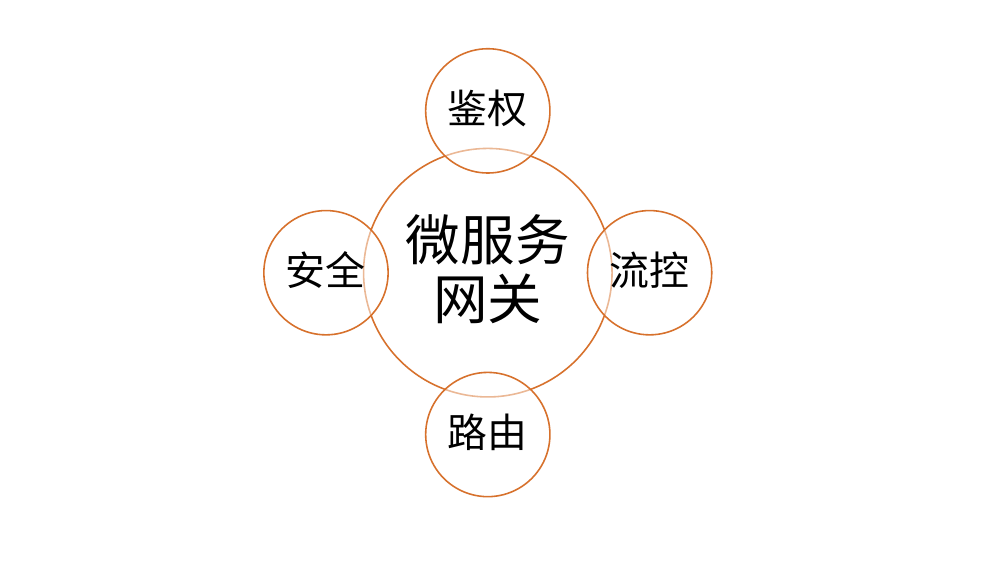
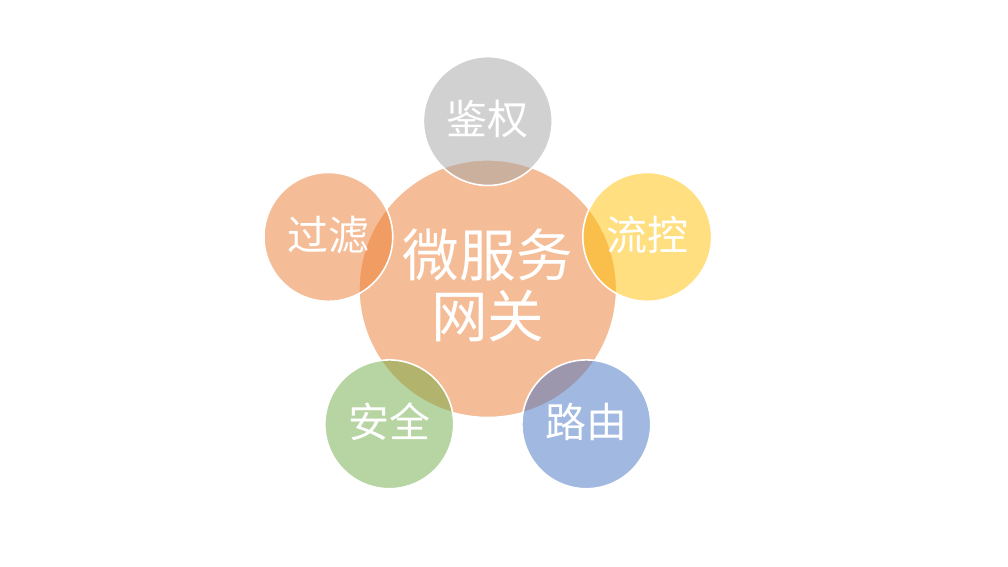
Before and after one commit to jamesyang1986/ms-gateway, a slide deck: slide 4 of docs/微服务网关_设计方案_V1.0.pptx. Drawn at 1008x567 pixels with LibreOffice and Linux fonts; fonts in the diff are those of the drawing. Boxes give left, top, right and bottom in pixels: in the first picture for what was removed or moved away, otherwise in the second. Text is boxed around its words. In the diff, an @@ line names an element or a change of style, - is before the commit and + after.

```diff
--- a/docs/微服务网关_设计方案_V1.0.pptx
+++ b/docs/微服务网关_设计方案_V1.0.pptx
@@ ellipse: place and size @@
-ellipse at (426,48,550,172)
+ellipse at (423,57,552,185)
@@ ellipse at (423,57,552,185): fill #FFFFFF at 50% opacity to #A5A5A5 at 50% opacity; outline #D7712C 1.5 pt to #FFFFFF 1.5 pt @@
@@ text "鉴权": place and size @@
-text "鉴权" at (448,89,528,127)
+text "鉴权" at (447,100,529,137)
@@ ellipse at (264,172,392,301): fill #FFFFFF at 50% opacity to #ED7D31 at 50% opacity; outline #D7712C 1.5 pt to #FFFFFF 1.5 pt @@
@@ ellipse: place and size @@
-ellipse at (264,211,388,335)
+ellipse at (264,172,392,301)
@@ ellipse: place and size @@
-ellipse at (364,148,613,397)
+ellipse at (359,160,617,417)
@@ ellipse at (359,160,617,417): fill #FFFFFF at 50% opacity to #ED7D31 at 50% opacity; outline #D7712C 1.5 pt to #FFFFFF 1.5 pt @@
@@ ellipse: place and size @@
-ellipse at (588,211,712,335)
+ellipse at (583,172,712,301)
@@ ellipse at (583,172,712,301): fill #FFFFFF at 50% opacity to #FFC000 at 50% opacity; outline #D7712C 1.5 pt to #FFFFFF 1.5 pt @@
@@ text "微服务网关": place and size @@
-text "微服务网关" at (406,214,570,324)
+text "微服务网关" at (403,228,573,342)
@@ text "微服务网关" at (403,228,573,342): size 52 to 54 pt, text colour #000000 to #FFFFFF @@
@@ text "流控": place and size @@
-text "流控" at (610,248,690,296)
+text "流控" at (606,215,688,261)
@@ text added at (287,215,369,261), 39 pt, text #FFFFFF @@
+过滤
@@ ellipse: place and size @@
-ellipse at (426,373,550,497)
+ellipse at (325,360,454,488)
@@ ellipse at (325,360,454,488): fill #FFFFFF at 50% opacity to #70AD47 at 50% opacity; outline #D7712C 1.5 pt to #FFFFFF 1.5 pt @@
@@ size 38 to 39 pt, text colour #000000 to #FFFFFF in 4 elements at (447,100,529,137), (606,215,688,261), (545,395,627,440), (348,395,430,440) @@
@@ text "安全": place and size @@
-text "安全" at (286,246,366,296)
+text "安全" at (348,395,430,440)
@@ ellipse added at (522,360,650,488), fill #4472C4 at 50% opacity, outline #FFFFFF 1.5 pt @@
@@ text "路由": place and size @@
-text "路由" at (448,413,528,451)
+text "路由" at (545,395,627,440)
```
Also in this commit, not shown: 2 other files.
